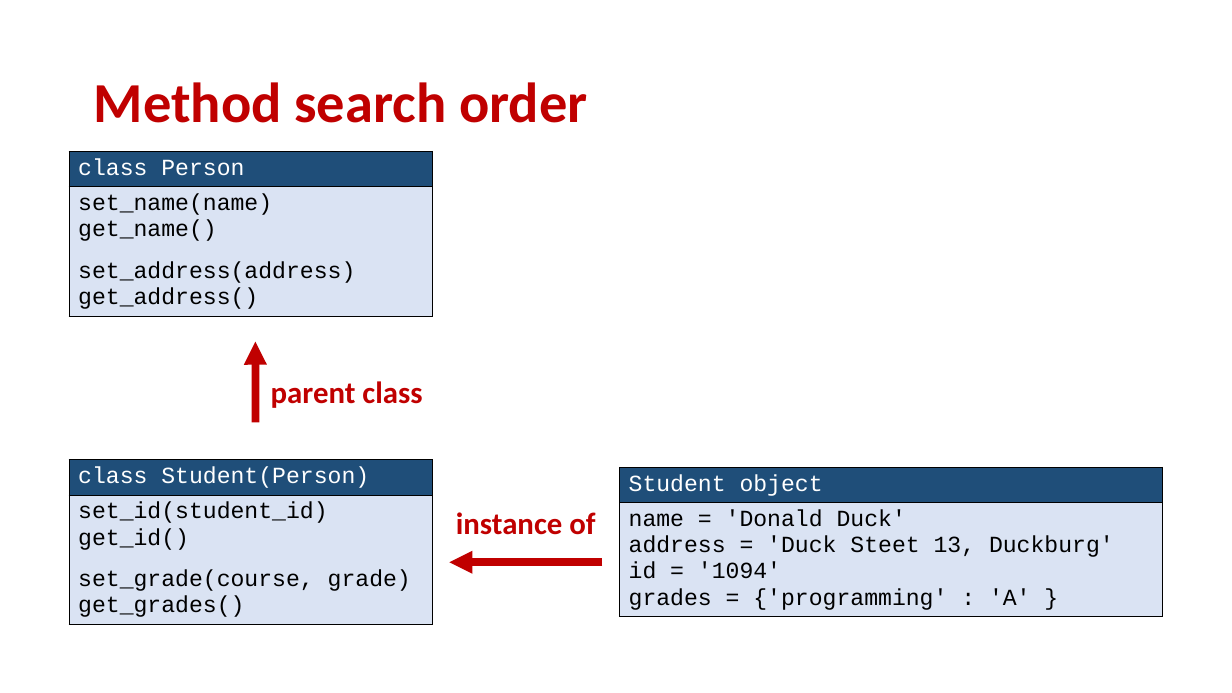
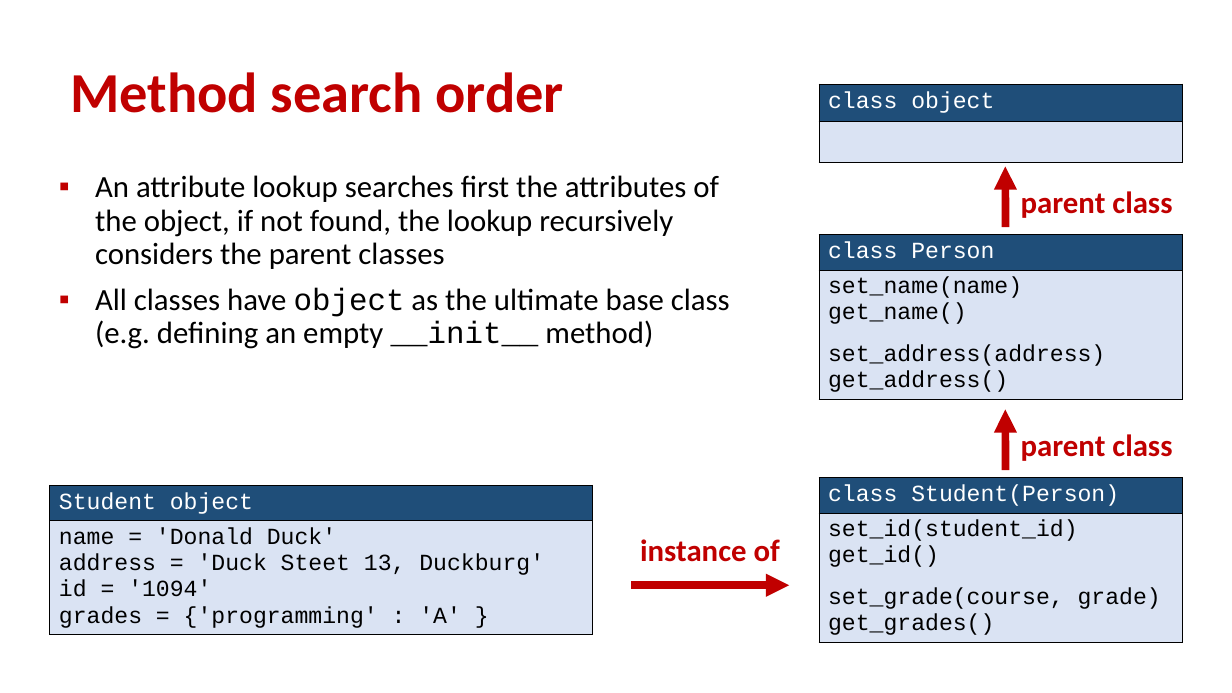
Before and after one commit to gsbrodal/gsbrodal.github.io, a slide deck: slide 8 of ipsa/slides/hierarchies.pptx. Drawn at 1232x693 pixels with LibreOffice and Linux fonts; fonts in the diff are those of the drawing. Boxes give left, top, right and bottom in pixels: in the first picture for what was removed or moved away, otherwise in the second. Text is boxed around its words. In the diff, an @@ line names an element or a change of style, - is before the commit and + after.

```diff
--- a/ipsa/slides/hierarchies.pptx
+++ b/ipsa/slides/hierarchies.pptx
@@ title "Method search order" moved from (x1=94, y1=82, x2=587, y2=123) to (x1=70, y1=72, x2=564, y2=113) @@
@@ table added at (x1=819, y1=84, x2=1182, y2=163), 2 rows, 1 columns @@
+class object
+
@@ text added at (x1=95, y1=175, x2=730, y2=349), 24 pt, text #000000 @@
+▪ An attribute lookup searches first the attributes of the object, if not found, the lookup recursively considers the parent classes
+▪ All classes have object as the ultimate base class (e.g. defining an empty __init__ method)
@@ arrow added from (1006, 227) to (1006, 166), #C00000 6 pt @@
@@ text added at (x1=1021, y1=191, x2=1172, y2=218), 24 pt, text #C00000, bold @@
+parent class
@@ table moved from (x1=69, y1=152, x2=433, y2=324) to (x1=819, y1=235, x2=1182, y2=408) @@
@@ arrow moved from (256, 422) - (255, 342) to (1006, 470) - (1006, 409) @@
@@ text "parent class" moved from (x1=271, y1=381, x2=422, y2=408) to (x1=1021, y1=434, x2=1172, y2=461) @@
@@ table moved from (x1=69, y1=459, x2=433, y2=632) to (x1=819, y1=478, x2=1182, y2=651) @@
@@ table moved from (x1=619, y1=468, x2=1162, y2=625) to (x1=50, y1=485, x2=592, y2=642) @@
@@ text "instance of" moved from (x1=456, y1=512, x2=595, y2=535) to (x1=640, y1=539, x2=780, y2=562) @@
@@ arrow moved from (603, 562) - (449, 562) to (631, 585) - (789, 585) @@
```
Also in this commit, not shown: 11 other slides changed, 3 other files.
